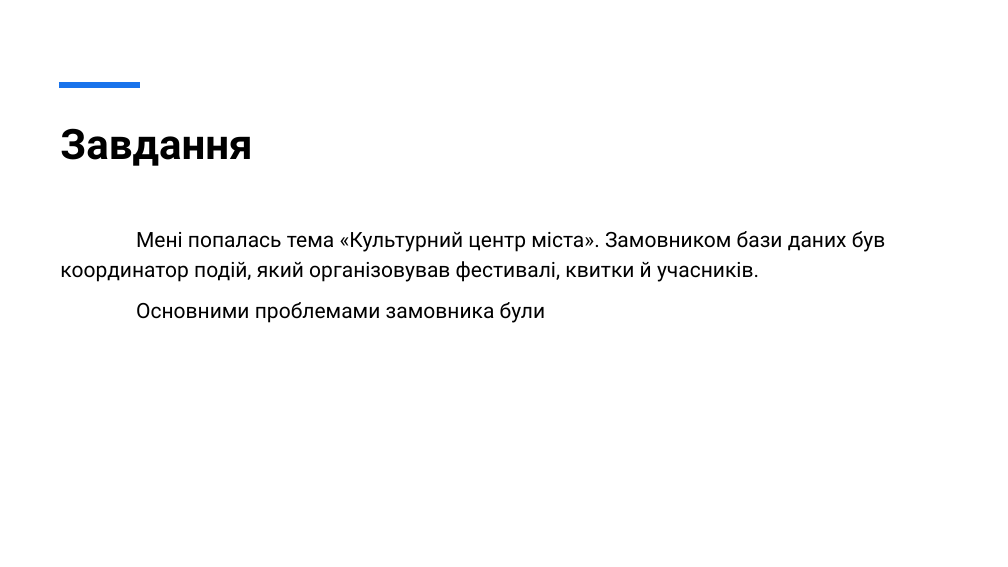
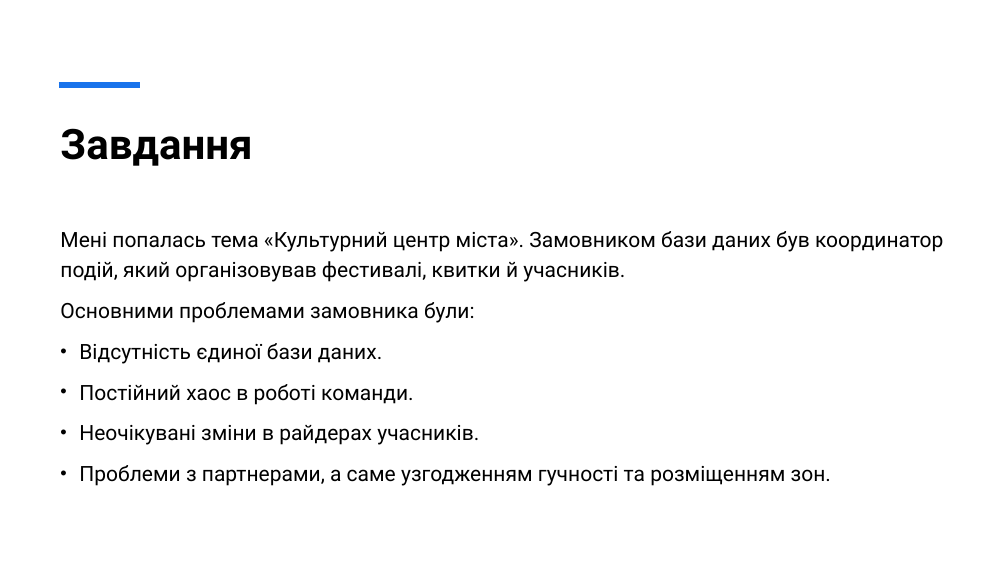
Before and after one commit to emissuu/UniTasks, a slide deck: slide 2 of C#/Lab2/Підсумки другої лабораторної роботи.pptx. Drawn at 1008x567 pixels with LibreOffice and Linux fonts; fonts in the diff are those of the drawing. Boxes give left, top, right and bottom in pixels: in the first picture for what was removed or moved away, otherwise in the second. Text is boxed around its words. In the diff, an @@ line names an element or a change of style, - is before the commit and + after.

Commit message:
C#\Lab2\Finished slides

```diff
--- a/C#/Lab2/Підсумки другої лабораторної роботи.pptx
+++ b/C#/Lab2/Підсумки другої лабораторної роботи.pptx
@@ text at <box>60,302,831,486</box>: text changed @@
-Основними проблемами замовника були
+Основними проблемами замовника були:
+• Відсутність єдиної бази даних.
+• Постійний хаос в роботі команди.
+• Неочікувані зміни в райдерах учасників.
+• Проблеми з партнерами, а саме узгодженням гучності та розміщенням зон.
```
Also in this commit, not shown: 1 other slide changed, 10 slides added, 1 other file.
